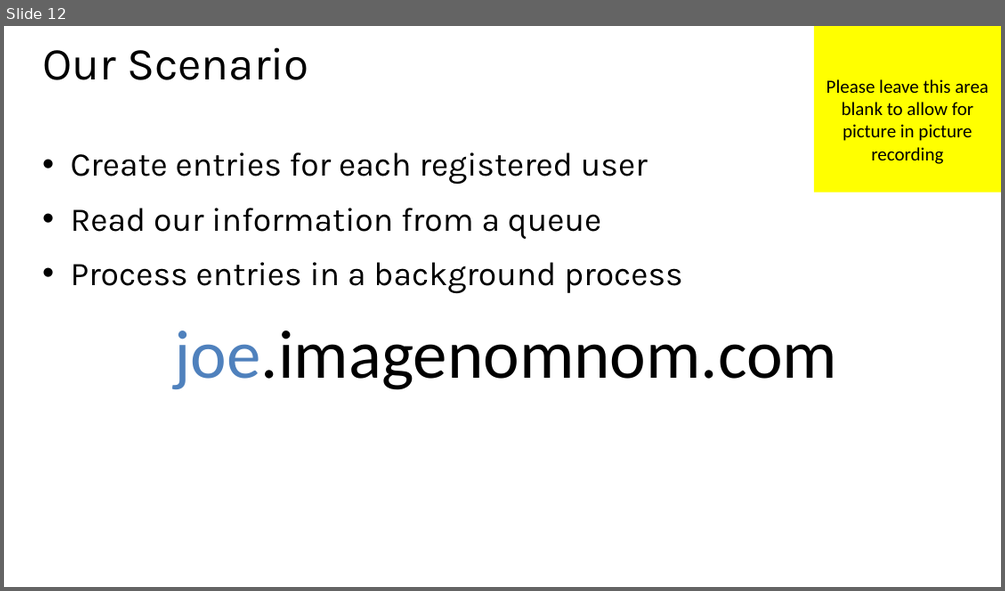
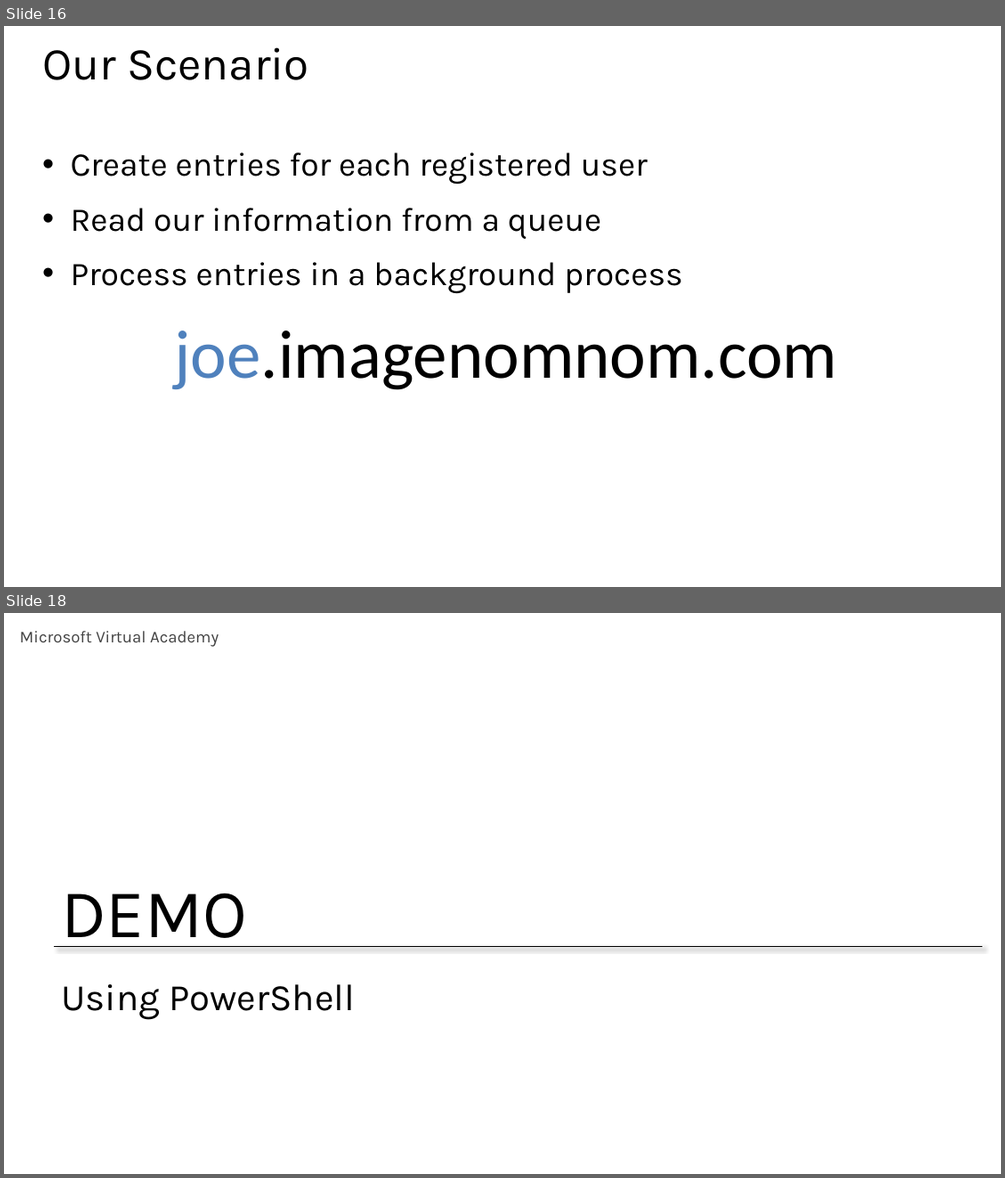
Before and after one commit to MisterJames/AzureImageProcessing, a slide deck: Presentation Materials/MVA-ApplicationsOnAzure-03.pptx. Shown one above the other, each under a label of ours: slide 12 before the commit, slides 16 and 18 after it; the slides between them are not shown. The pictures are 1005x591 and 1005x1178 pixels, drawn with LibreOffice and Linux fonts; fonts in the diff are those of the drawing. Boxes give left, top, right and bottom in pixels: in the first picture for what was removed or moved away, otherwise in the second. Text is boxed around its words. In the diff, an @@ line names an element or a change of style, - is before the commit and + after.

```diff
--- a/Presentation Materials/MVA-ApplicationsOnAzure-03.pptx
+++ b/Presentation Materials/MVA-ApplicationsOnAzure-03.pptx
@@ slide 18 added at box(4, 613, 1001, 1174), background #FFFFFF @@
@@ text added at box(20, 631, 218, 647), 16 pt, text #404040 @@
+Microsoft Virtual Academy
@@ text added at box(61, 892, 247, 947), 66 pt, text #000000 @@
+DEMO
@@ line added from (54, 947) to (983, 947), #000000 0.75 pt @@
@@ title added at box(61, 984, 355, 1020), 36 pt, text #000000 @@
+Using PowerShell
@@ what was slide 12 is now slide 16 @@
@@ slide 16 changed as well @@
@@ rectangle removed at box(814, 26, 1001, 192) @@
-Please leave this area blank to allow for picture in picture recording
```
Also in this commit, not shown: 8 other slides changed, 6 other slides added.
